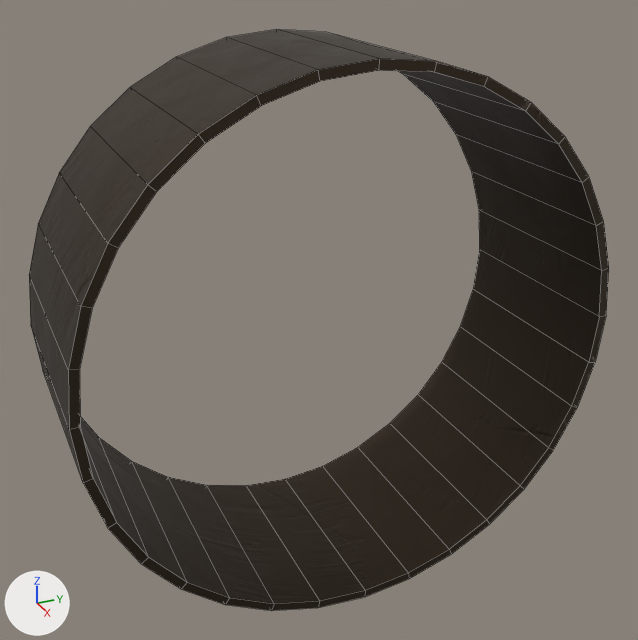
The FBX model project-steampunk/Assets/Art/Models/Level3Props/Maze/Models/Maze01.fbx as it was, and as the next commit left it.
The view is the same before and after, from a camera (50 mm lens) standing at (1734.0, 677.9, 3.4) and looking at (1648.6, 716.4, -39.3). Lighting does not change. The marker at lower left points along +X, +Y and +Z. Mesh edges are drawn as thin lines. Where no turn or scale is listed for an object, it has been applied to the vertices.

Script lines for the objects in view, before the commit:
```python
mat_brownmetal = bpy.data.materials.new('BrownMetal')
mat_brownmetal.use_nodes = True; mat_brownmetal.node_tree.nodes.clear()
_N = mat_brownmetal.node_tree.nodes; _L = mat_brownmetal.node_tree.links
n0 = _N.new('ShaderNodeBsdfPrincipled'); n0.name = 'Principled BSDF'
n0.inputs[0].default_value = (0.0739, 0.0538, 0.0367, 1.0)  # 'Base Color', brown #4d4236
n1 = _N.new('ShaderNodeOutputMaterial'); n1.name = 'Material Output'
n2 = _N.new('ShaderNodeTexImage'); n2.name = 'Image Texture'
n2.image = img_metal_01_roughness_2k_png
n3 = _N.new('ShaderNodeTexImage'); n3.name = 'Image Texture.001'
n3.image = img_metal_01_metallic_2k_copy_tif
n4 = _N.new('ShaderNodeTexImage'); n4.name = 'Image Texture.002'
n4.image = img_metal_01_normal_gl_2k_png
n5 = _N.new('ShaderNodeNormalMap'); n5.name = 'Normal Map'
_L.new(n2.outputs[0], n0.inputs[2])  # 'Color' to 'Roughness'
_L.new(n3.outputs[0], n0.inputs[1])  # 'Color' to 'Metallic'
_L.new(n4.outputs[0], n5.inputs[1])  # 'Color' to 'Color'
_L.new(n5.outputs[0], n0.inputs[5])  # 'Normal' to 'Normal'
_L.new(n0.outputs[0], n1.inputs[0])  # 'BSDF' to 'Surface'
me_circle_005 = bpy.data.meshes.new('Circle.005')
me_circle_005.from_pydata(...)  # 128 vertices, 128 faces; spans x -5.0..20.0, y -31.0..31.0, z -31.0..31.0
me_circle_005.materials.append(mat_brownmetal)
ob_circle_170 = bpy.data.objects.new('Circle.170', me_circle_005)
ob_circle_170.location = (1641.2, 716.7, -39.2)
```
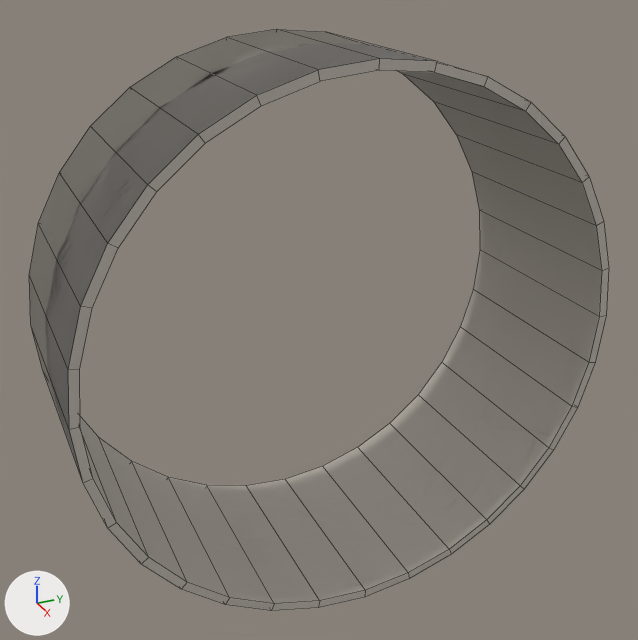
The newer file is also rescaled (x0.5), turned or shifted as a whole; pictures and numbers use the older file's frame.

What differs and where, as boxes (x1, y1, x2, y2) in the pictures (638 x 640 px; the box of a moved part takes in the faces that stretch with it):
```json
{"object": "Circle.170", "change": "surface changed", "before": [29, 29, 609, 611], "after": [29, 29, 609, 611]}
{"part": 1, "of": "me_circle_005", "change": "moved or reshaped", "before": [29, 29, 433, 478], "after": [29, 29, 433, 478]}
```

Scene script edits in JSON lines:
```json
{"block": "mat_brownmetal", "where": "n0 = _N.new('ShaderNodeBsdfPrincipled'); n0.name = 'Principled BSDF'"}
{"op": "set", "path": "n0.inputs[0].default_value", "old": "(0.0739, 0.0538, 0.0367, 1.0)", "new": "(0.566, 0.522, 0.462, 1.0)", "note": "'Base Color', brown #4d4236 -> 'Base Color', light grey #c6bfb5"}
{"op": "add", "block": "mat_brownmetal", "code": "n0.inputs[2].default_value = 0.553  # 'Roughness'"}
{"op": "remove", "block": "mat_brownmetal", "code": "n2 = _N.new('ShaderNodeTexImage'); n2.name = 'Image Texture'"}
{"op": "remove", "block": "mat_brownmetal", "code": "n2.image = img_metal_01_roughness_2k_png"}
{"op": "remove", "block": "mat_brownmetal", "code": "n3 = _N.new('ShaderNodeTexImage'); n3.name = 'Image Texture.001'"}
{"op": "remove", "block": "mat_brownmetal", "code": "n3.image = img_metal_01_metallic_2k_copy_tif"}
{"op": "remove", "block": "mat_brownmetal", "code": "_L.new(n2.outputs[0], n0.inputs[2])  # 'Color' to 'Roughness'"}
{"op": "remove", "block": "mat_brownmetal", "code": "_L.new(n3.outputs[0], n0.inputs[1])  # 'Color' to 'Metallic'"}
{"block": "me_circle_005", "where": "me_circle_005.from_pydata(...)  # 128 vertices, 128 faces; spans x -5.0..20.0, y -31.0..31.0, z -31.0..31.0"}
{"block": "me_circle_005", "where": "# used by ob_circle_170; location = (1641.2, 716.7, -39.2)"}
{"block": "me_circle_005", "change": "me_circle_005 part 1"}
{"block": "me_circle_005", "change": "32 faces are deleted"}
{"block": "me_circle_005", "change": "32 new faces join them"}
```
